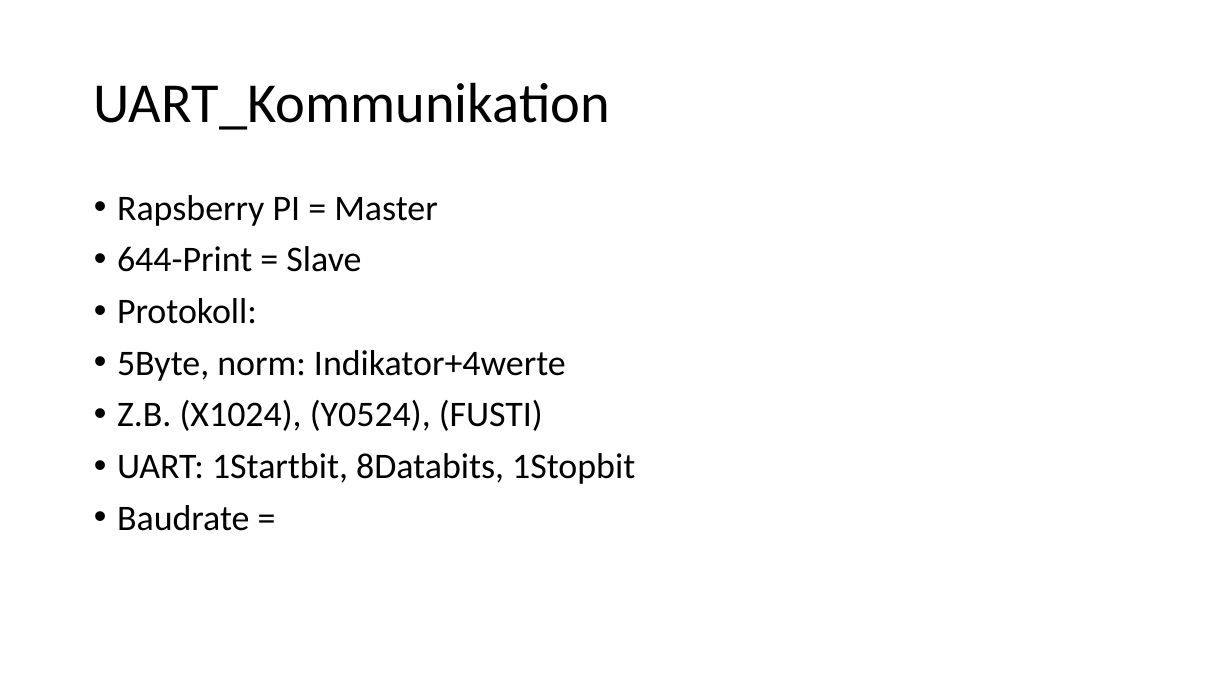
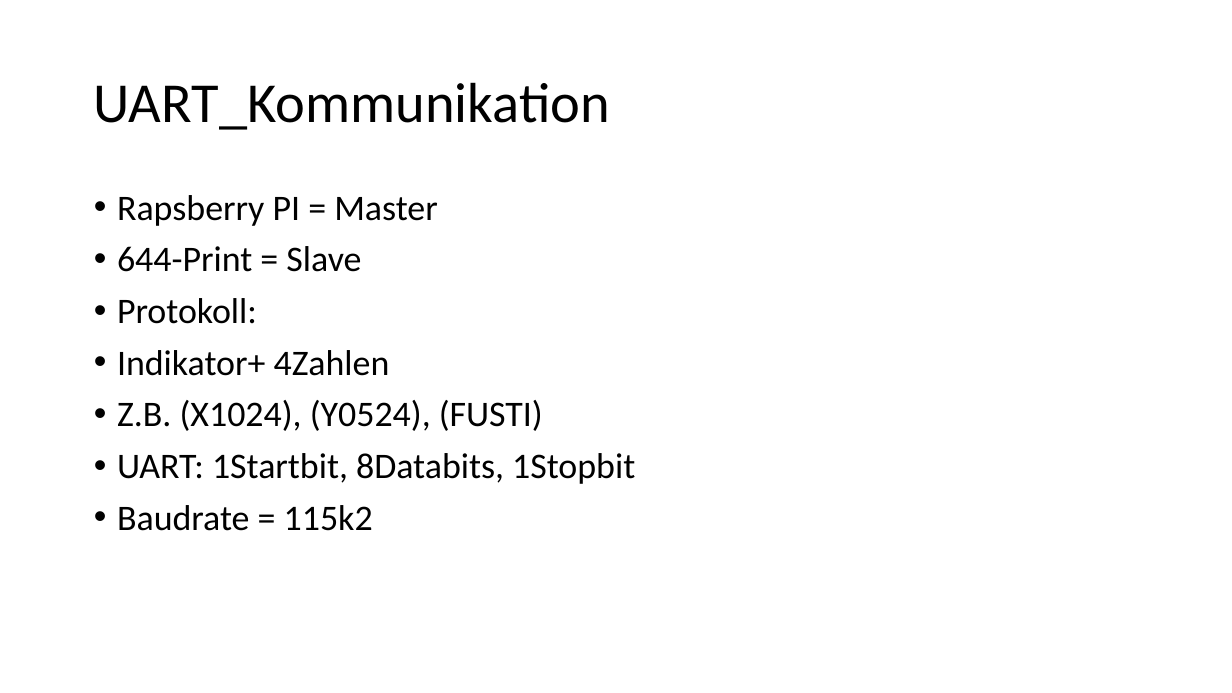
Before and after one commit to TendaiRondof/O.K.E, a slide deck: slide 2 of Concept.pptx. Drawn at 1232x693 pixels with LibreOffice and Linux fonts; fonts in the diff are those of the drawing. Boxes give left, top, right and bottom in pixels: in the first picture for what was removed or moved away, otherwise in the second. Text is boxed around its words. In the diff, an @@ line names an element or a change of style, - is before the commit and + after.

Commit message:
vuiö

```diff
--- a/Concept.pptx
+++ b/Concept.pptx
@@ text at bbox=[117, 350, 390, 376]: text changed @@
-• 5Byte, norm: Indikator+4werte
+• Indikator+ 4Zahlen
@@ text at bbox=[117, 505, 373, 531]: text changed @@
-• Baudrate =
+• Baudrate = 115k2
```
